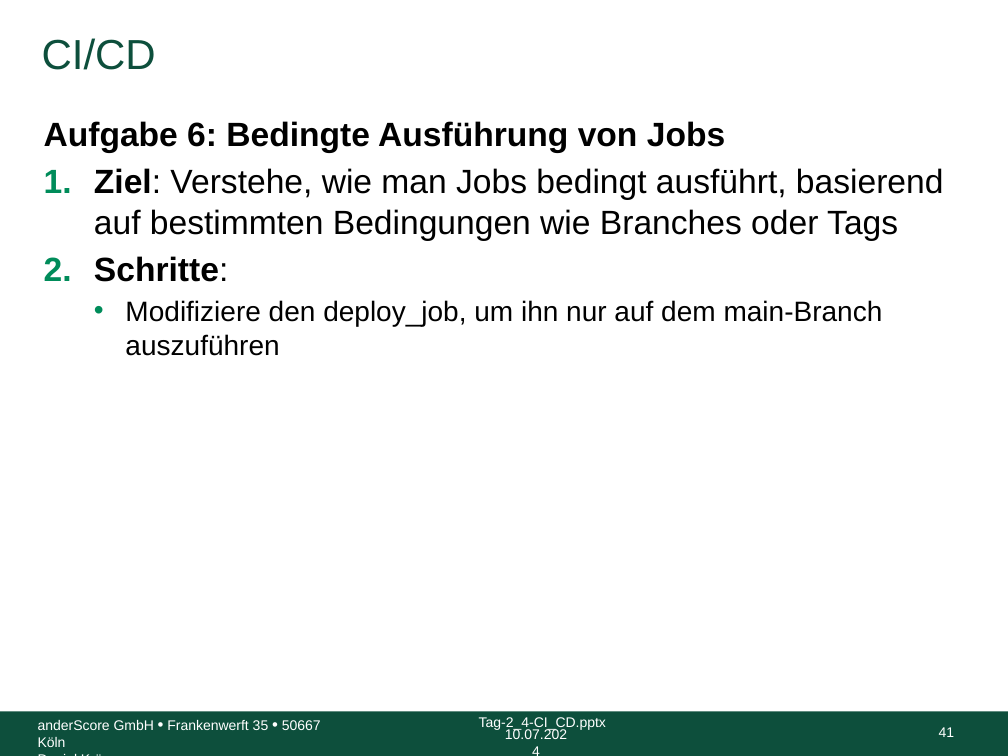
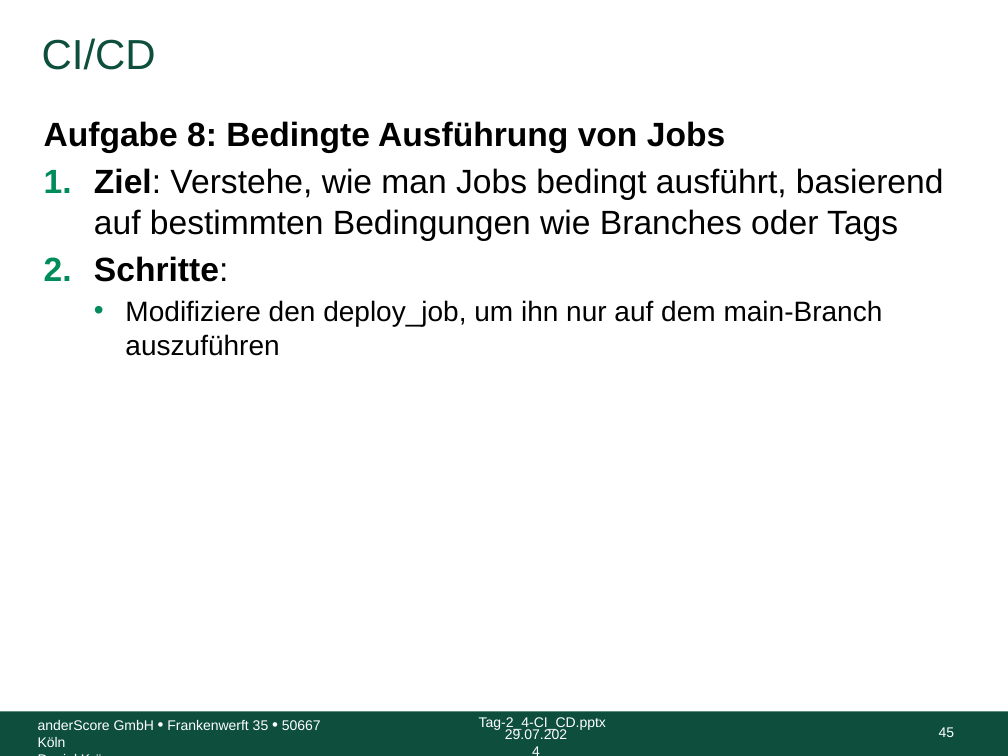
Before and after one commit to anderscore-gmbh/gitlab, a slide deck: slide 45 of slides/Tag-2_4-CI_CD.pptx (slide 41 before the commit). Drawn at 1008x756 pixels with LibreOffice and Linux fonts; fonts in the diff are those of the drawing; background and template pictures are left out. Boxes give left, top, right and bottom in pixels: in the first picture for what was removed or moved away, otherwise in the second. Text is boxed around its words. In the diff, an @@ line names an element or a change of style, - is before the commit and + after.

Commit message:
Reduzierung Text tag 2 Aufgaben zu CI-CD

```diff
--- a/slides/Tag-2_4-CI_CD.pptx
+++ b/slides/Tag-2_4-CI_CD.pptx
@@ text at (44, 121, 725, 153): text changed @@
-Aufgabe 6: Bedingte Ausführung von Jobs
+Aufgabe 8: Bedingte Ausführung von Jobs
@@ text at (505, 729, 567, 739): text changed @@
-10.07.2024
+29.07.2024
@@ page number at (939, 727, 955, 737): text changed @@
-41
+45
```
Also in this commit, not shown: 42 other slides changed, 4 slides added, 6 other files.
